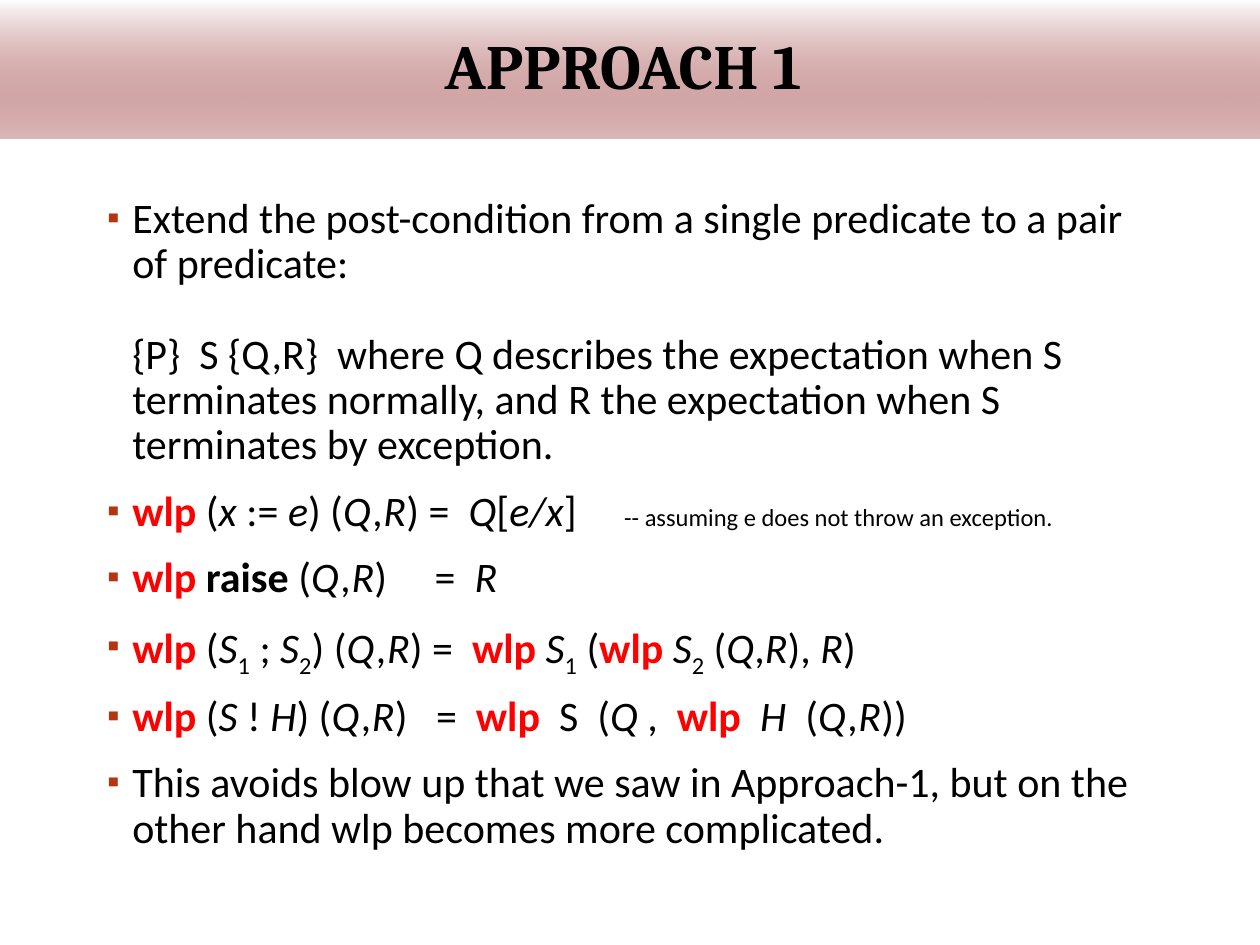
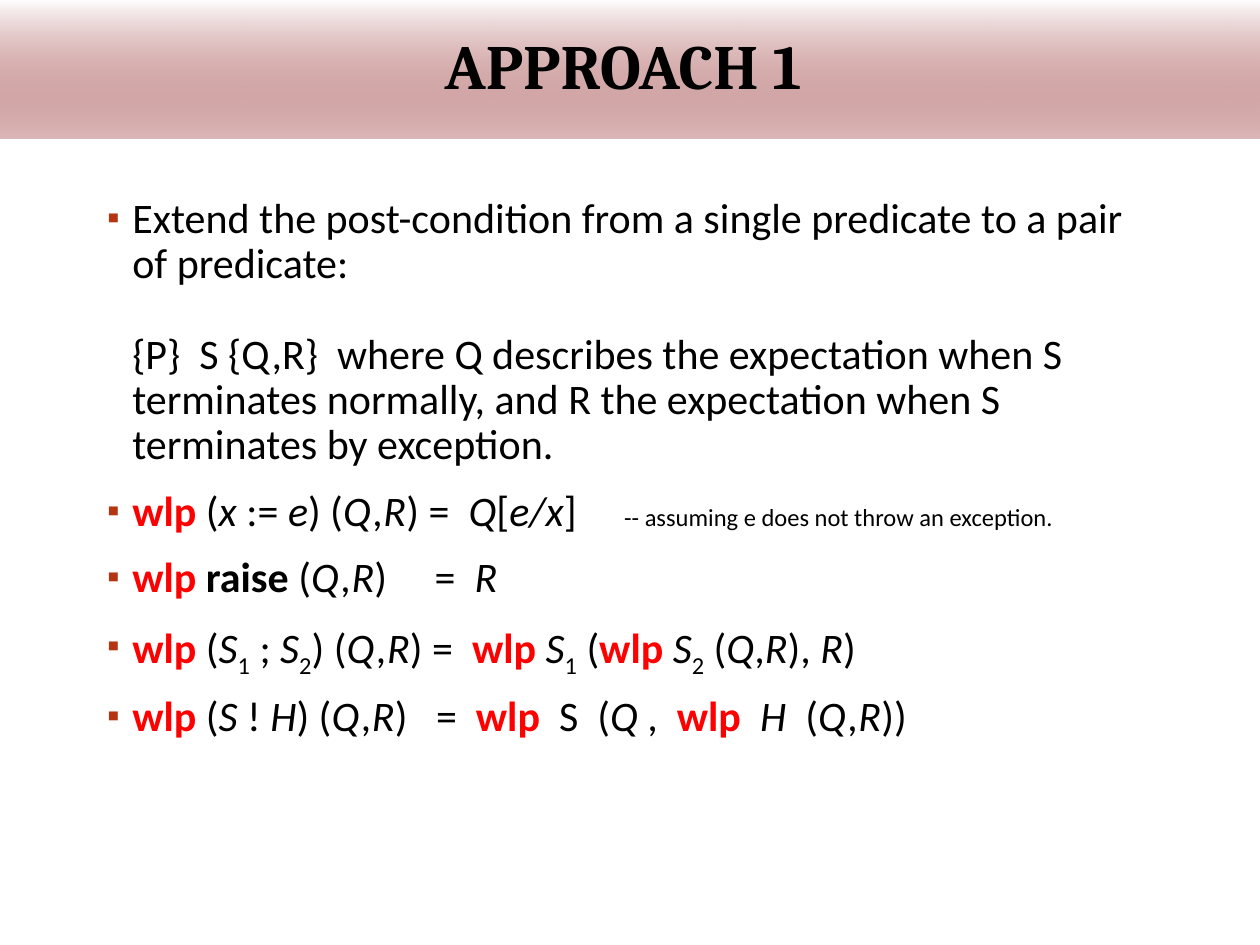
Before and after one commit to wooshrow/infopv, a slide deck: slide 68 of slides/PV_hoare.pptx. Drawn at 1260x945 pixels with LibreOffice and Linux fonts; fonts in the diff are those of the drawing; background and template pictures are left out. Boxes give left, top, right and bottom in pixels: in the first picture for what was removed or moved away, otherwise in the second. Text is boxed around its words. In the diff, an @@ line names an element or a change of style, - is before the commit and + after.

Commit message:
fixing some mistakes in slides

```diff
--- a/slides/PV_hoare.pptx
+++ b/slides/PV_hoare.pptx
@@ text at bbox=[132, 767, 1128, 850]: paragraph removed @@
-▪ This avoids blow up that we saw in Approach-1, but on the other hand wlp becomes more complicated.
```
Also in this commit, not shown: 1 other file.
